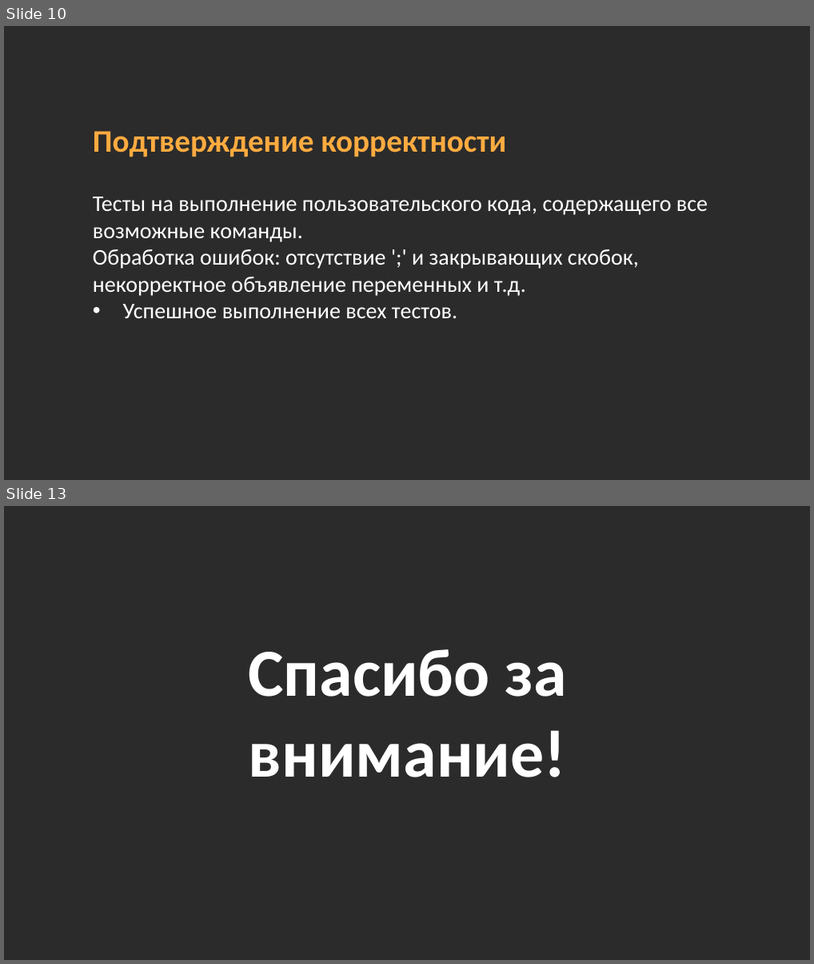
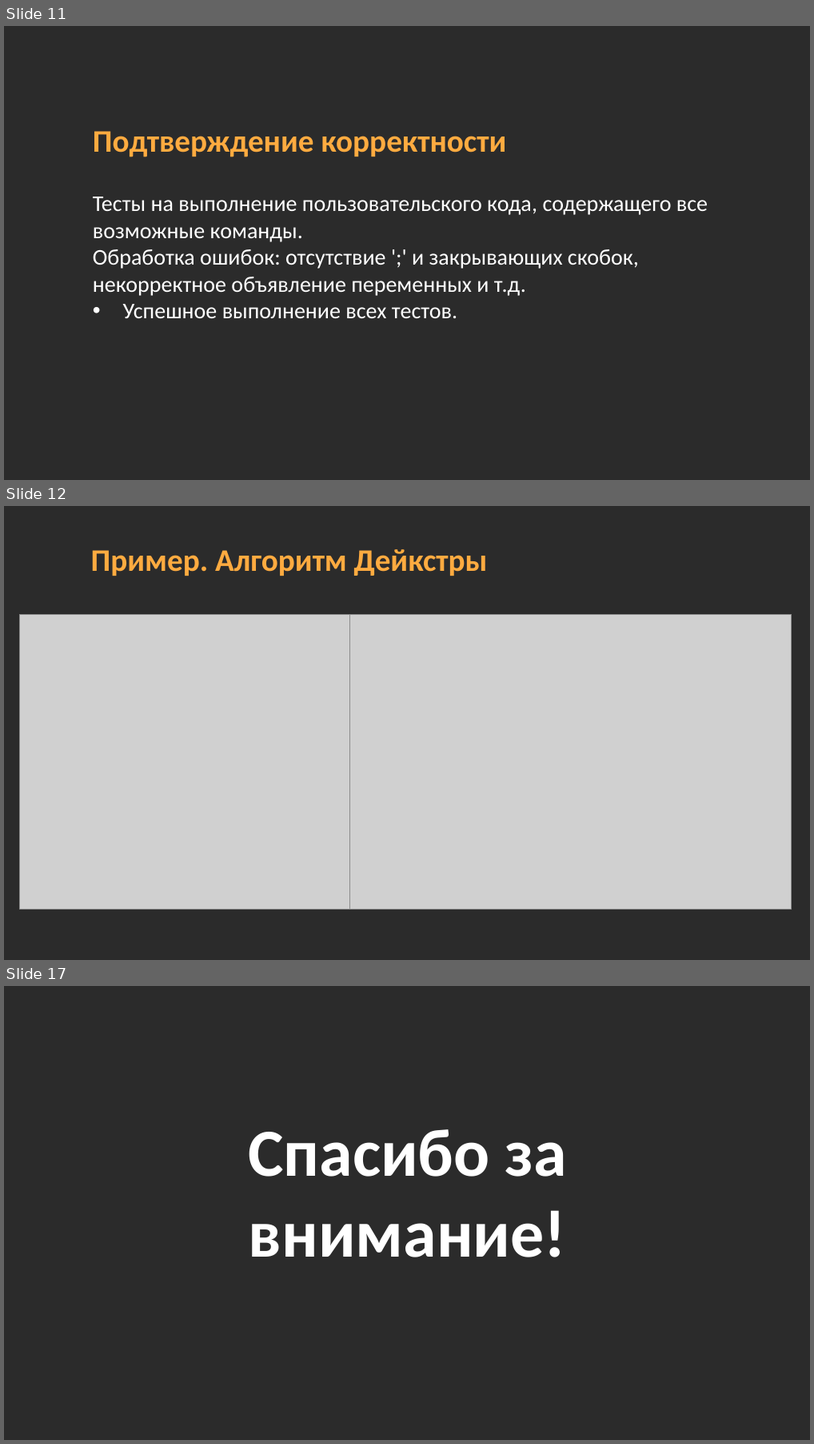
Before and after one commit to midnsun/mp2-2024-lab7-interpretator, a slide deck: Презентация_лабораторная_Интерпретатор_Загрядсков_Максим_Болтенков_Станислав_3823Б1ПМ1_1.pptx. Shown one above the other, each under a label of ours: slides 10 and 13 before the commit, slides 11, 12 and 17 after it; the slides between them are not shown. The pictures are 814x964 and 814x1444 pixels, drawn with LibreOffice and Linux fonts; fonts in the diff are those of the drawing; grey boxes stand for pictures; background and template pictures are left out; a plain dark background stands for a picture behind light text. Boxes give left, top, right and bottom in pixels: in the first picture for what was removed or moved away, otherwise in the second. Text is boxed around its words. In the diff, an @@ line names an element or a change of style, - is before the commit and + after.

```diff
--- a/Презентация_лабораторная_Интерпретатор_Загрядсков_Максим_Болтенков_Станислав_3823Б1ПМ1_1.pptx
+++ b/Презентация_лабораторная_Интерпретатор_Загрядсков_Максим_Болтенков_Станислав_3823Б1ПМ1_1.pptx
@@ slide 12 added at bbox=[4, 506, 810, 960], background picture (left out) @@
@@ text added at bbox=[91, 549, 488, 576], 28 pt, text #FFAB40, bold @@
+Пример. Алгоритм Дейкстры
@@ picture added at bbox=[20, 614, 386, 909] @@
@@ picture added at bbox=[350, 614, 792, 909] @@
@@ what was slide 10 is now slide 11 @@
@@ what was slide 13 is now slide 17 @@
```
Also in this commit, not shown: 3 slides changed, 3 other slides added, 1 other file.
